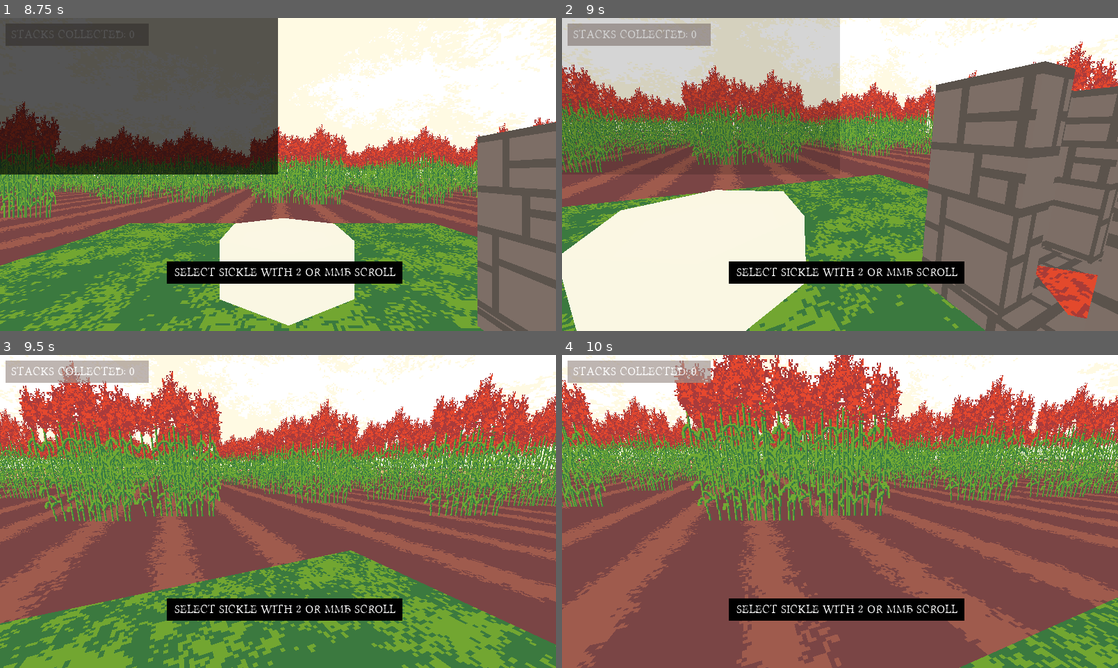
Above: before the commit, frames 1-4 (two rows, left to right).
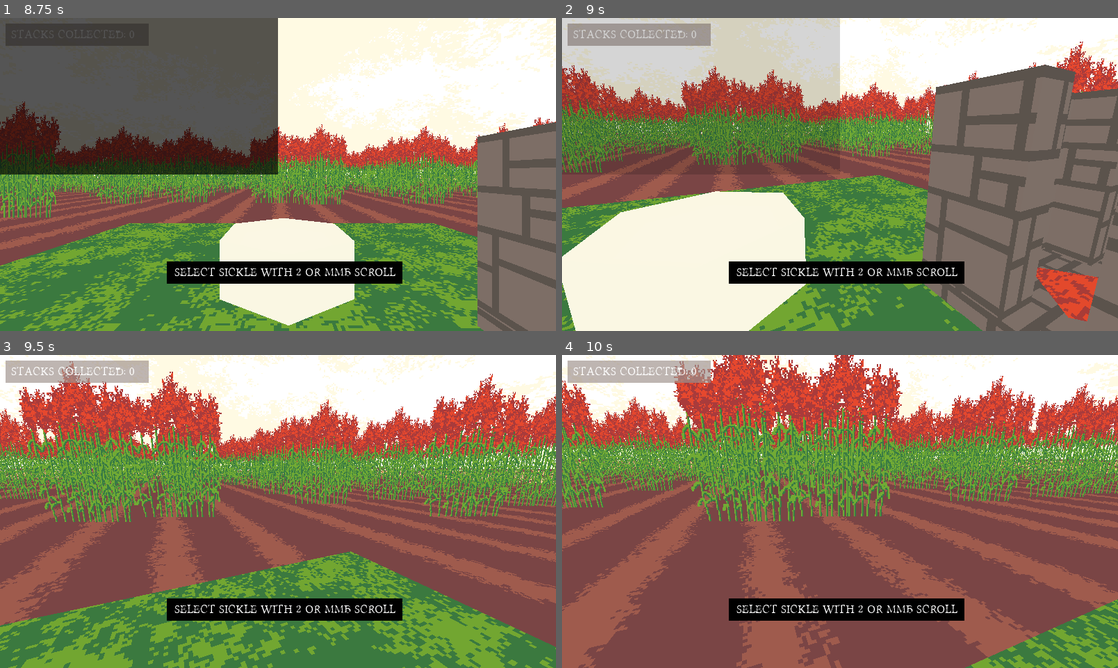
Above: after the commit, the same moments.

Repository: dzejpi/the-heat
Game: Godot game, scene res://scenes/SplashScene.tscn
Two runs of this game, one before a commit and one after it. Both use one fixed random seed, a clock stepped at 60 frames per second and the inputs below.
Inputs (mouse positions are in pixels of both pictures, inside the frame that each line leads up to):
- Up to frame 1 (8.75 s): move the mouse to (400, 158) at 0.52 s; hold D (move_right) 0.53-1.28 s; tap Space (dialog_end) at 0.6, 7.35 s; move the mouse to (166, 190) at 1.27 s; hold S (move_down) 1.28-2.03 s; click (166, 190) at 1.35 s; move the mouse to (333, 105) at 2.02 s; hold D (move_right) 2.03-2.78 s; tap 1 (item_1) at 2.1 s; move the mouse to (250, 237) at 2.77 s; hold W (move_up) 2.78-3.53 s; tap 2 (item_2) at 2.85 s; move the mouse to (444, 221) at 3.52 s; hold A (move_left) 3.53-5.03 s; tap 3 (item_3) at 3.6 s; tap Escape (game_pause) at 4.15 s; move the mouse to (111, 127) at 4.27 s; tap 4 (item_4) at 4.35 s; move the mouse to (305, 174) at 5.02 s; hold S (move_down) 5.03-5.78 s; tap Mouse wheel down (item_change_down) at 5.1 s; move the mouse to (194, 96) at 5.77 s; hold D (move_right) 5.78-6.53 s; tap Mouse wheel up (item_change_up) at 5.85 s; move the mouse to (400, 158) at 6.52 s; hold W (move_up) 6.53-7.28 s; hold Shift (move_sprint) 6.53-7.28 s; move the mouse to (166, 190) at 7.27 s; hold D (move_right) 7.28-8 s; click "New Game" at 8 s
- Up to frame 2 (9 s): move the mouse to (851, 168) at 8.77 s; hold W (move_up) from 8.78 s (still down); click (851, 168) at 8.85 s
- Up to frame 3 (9.5 s): keep holding W (move_up)
- Up to frame 4 (10 s): move the mouse to (834, 517) at 9.52 s; release W (move_up) at 9.53 s; hold A (move_left) from 9.53 s (still down); tap 1 (item_1) at 9.6 s

Frame 1 is identical in both runs. In frame 2, 12% of the frame differs, in the area x 0-100%, y 7-100%; in frame 3, 17%, in the area x 0-100%, y 1-100%; in frame 4, 14%.

Commit message:
Added head bobbing.

Diff:
--- a/scenes/PlayerScene.tscn
+++ b/scenes/PlayerScene.tscn
@@ -1,10 +1,41 @@
-[gd_scene load_steps=7 format=2]
+[gd_scene load_steps=9 format=2]
 
 [ext_resource path="res://scripts/PlayerScript.gd" type="Script" id=1]
 [ext_resource path="res://resources/font_ingame_24.tres" type="DynamicFont" id=2]
 [ext_resource path="res://assets/visual/items/spr_sickle.png" type="Texture" id=3]
 [ext_resource path="res://assets/visual/ui/main_menu/menu_btn_normal.png" type="Texture" id=4]
 [ext_resource path="res://assets/visual/ui/main_menu/menu_btn_click_mask.png" type="Texture" id=5]
+
+[sub_resource type="Animation" id=2]
+resource_name = "Head Bob"
+length = 0.5
+tracks/0/type = "value"
+tracks/0/path = NodePath(".:translation")
+tracks/0/interp = 1
+tracks/0/loop_wrap = true
+tracks/0/imported = false
+tracks/0/enabled = true
+tracks/0/keys = {
+"times": PoolRealArray( 0, 0.240677, 0.49866 ),
+"transitions": PoolRealArray( 1, 1, 1 ),
+"update": 0,
+"values": [ Vector3( 0, 0, 0 ), Vector3( 0, 0.025, 0 ), Vector3( 0, 0, 0 ) ]
+}
+
+[sub_resource type="Animation" id=3]
+length = 0.001
+tracks/0/type = "value"
+tracks/0/path = NodePath(".:translation")
+tracks/0/interp = 1
+tracks/0/loop_wrap = true
+tracks/0/imported = false
+tracks/0/enabled = true
+tracks/0/keys = {
+"times": PoolRealArray( 0 ),
+"transitions": PoolRealArray( 1 ),
+"update": 0,
+"values": [ Vector3( 0, 0, 0 ) ]
+}
 
 [sub_resource type="CapsuleShape" id=1]
 radius = 0.5
@@ -17,6 +48,10 @@
 transform = Transform( 1, 0, 0, 0, 1, 0, 0, 0, 1, 0, 0.6, 0 )
 
 [node name="PlayerCamera" type="Camera" parent="PlayerHead"]
+
+[node name="AnimationPlayer" type="AnimationPlayer" parent="PlayerHead/PlayerCamera"]
+"anims/Head Bob" = SubResource( 2 )
+anims/RESET = SubResource( 3 )
 
 [node name="RayCast" type="RayCast" parent="PlayerHead"]
 enabled = true
--- a/scripts/PlayerScript.gd
+++ b/scripts/PlayerScript.gd
@@ -17,6 +17,8 @@
 onready var tutorial_node = $TutorialLabel
 
 onready var selected_item_sprite = $PlayerHead/SelectedItemSprite
+
+onready var animation_player = $PlayerHead/PlayerCamera/AnimationPlayer
 
 # Sprites
 var selected_item_hands = preload("res://assets/visual/items/spr_empty_hands.png")
@@ -179,6 +181,10 @@
 	movement.y = gravity_vector.y
 
 	move_and_slide(movement, Vector3.UP)
+
+	if !GlobalVar.is_game_over or !GlobalVar.is_game_paused:
+		if direction != Vector3():
+			animation_player.play("Head Bob")
 
 
 func carried_item_change():
